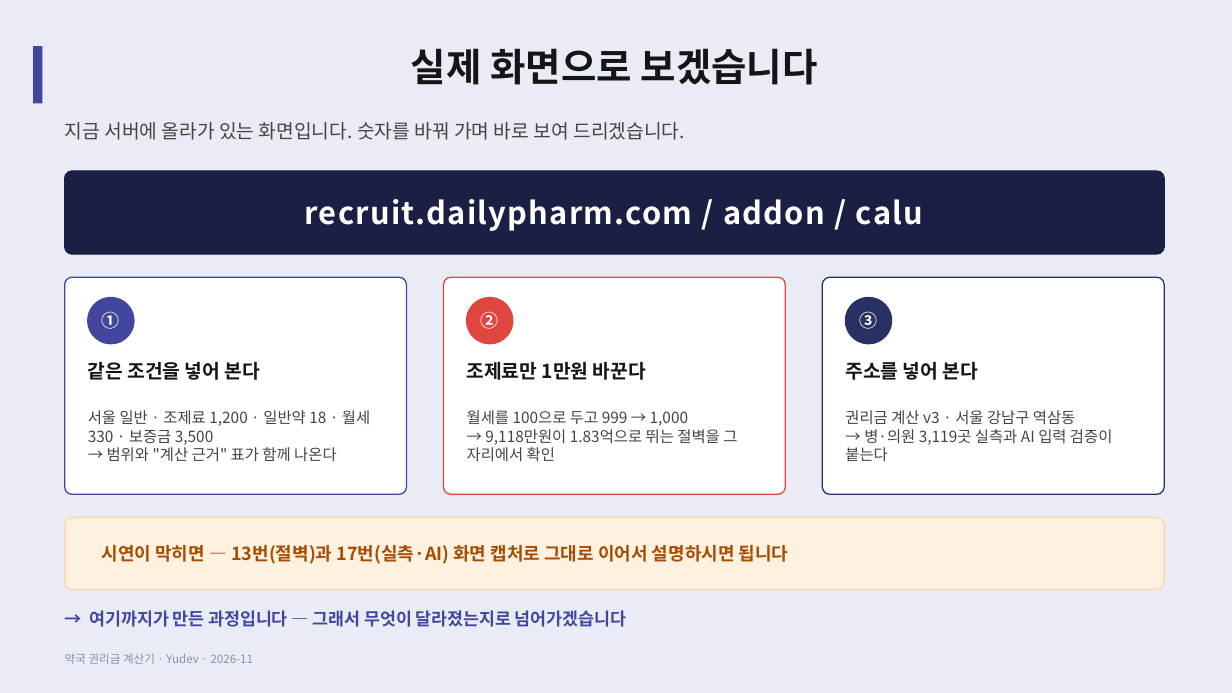
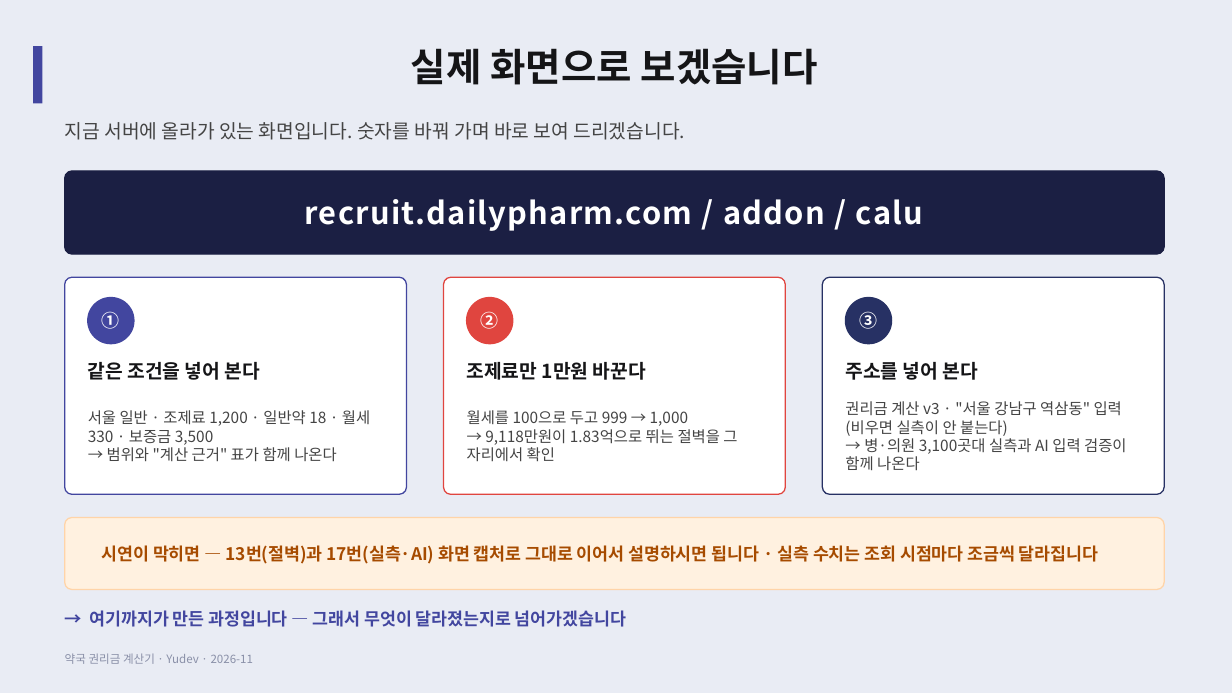
Before and after one commit to YUSEONCHUN/calculating, a slide deck: slide 18 of doc/slides/권리금계산기_프로젝트.pptx. Drawn at 1232x693 pixels with LibreOffice and Linux fonts; fonts in the diff are those of the drawing. Boxes give left, top, right and bottom in pixels: in the first picture for what was removed or moved away, otherwise in the second. Text is boxed around its words. In the diff, an @@ line names an element or a change of style, - is before the commit and + after.

```diff
--- a/doc/slides/권리금계산기_프로젝트.pptx
+++ b/doc/slides/권리금계산기_프로젝트.pptx
@@ text at <box>845,401,1126,470</box>: text changed @@
-권리금 계산 v3 · 서울 강남구 역삼동
-→ 병·의원 3,119곳 실측과 AI 입력 검증이 붙는다
+권리금 계산 v3 · "서울 강남구 역삼동" 입력 (비우면 실측이 안 붙는다)
+→ 병·의원 3,100곳대 실측과 AI 입력 검증이 함께 나온다
@@ text at <box>102,545,1098,564</box>: text changed; size 14 to 13.5 pt @@
-시연이 막히면 — 13번(절벽)과 17번(실측·AI) 화면 캡처로 그대로 이어서 설명하시면 됩니다
+시연이 막히면 — 13번(절벽)과 17번(실측·AI) 화면 캡처로 그대로 이어서 설명하시면 됩니다 · 실측 수치는 조회 시점마다 조금씩 달라집니다
```
Also in this commit, not shown: 2 other files.
